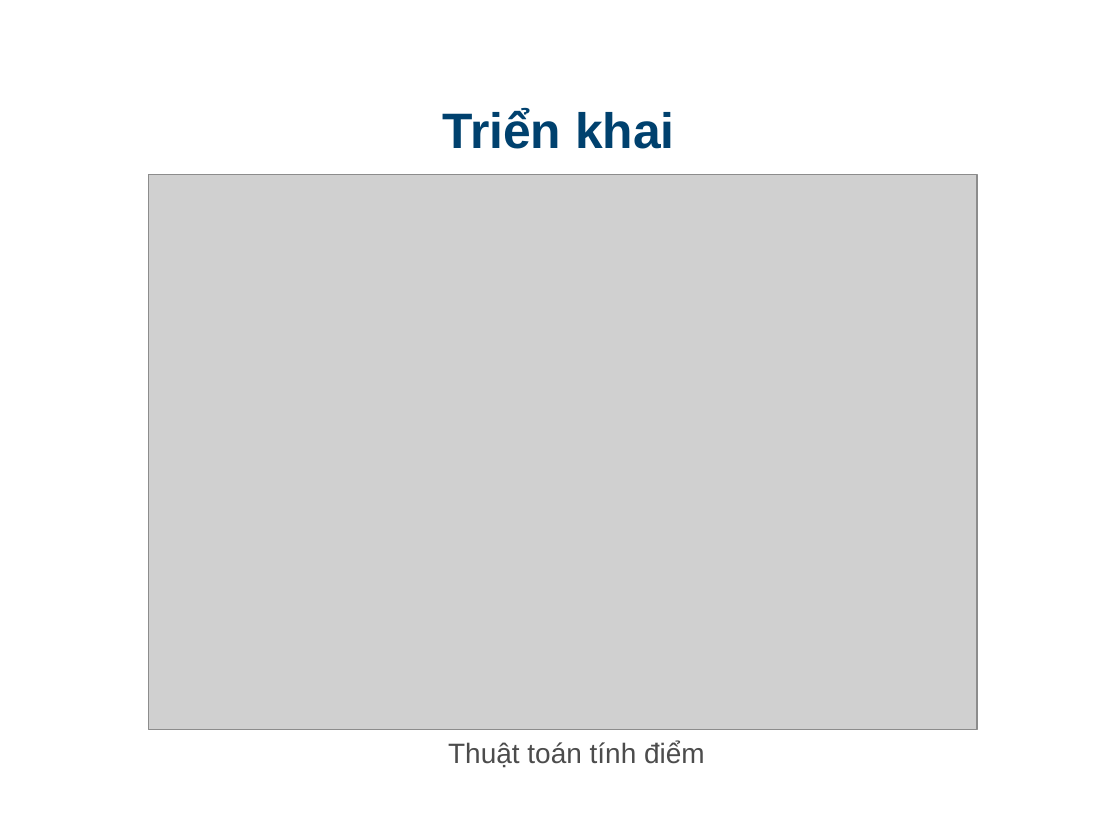
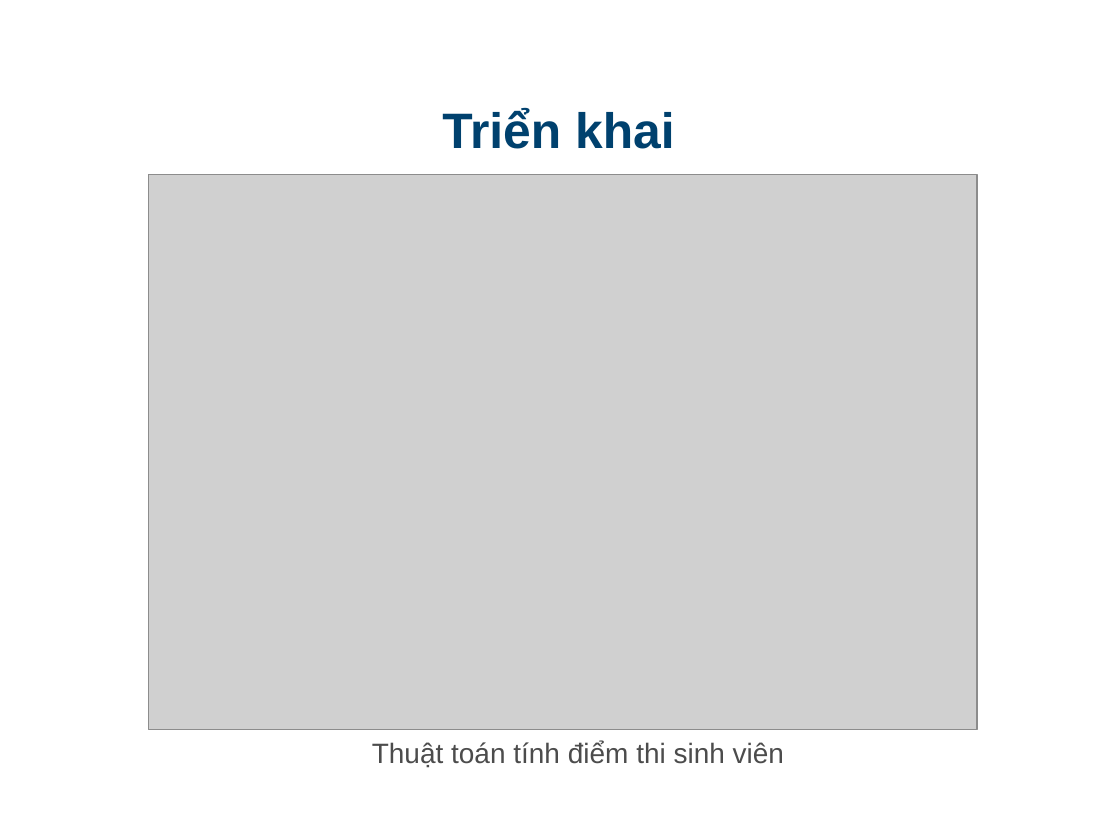
Before and after one commit to truongquangkhai99/DATN-1, a slide deck: slide 11 of src/doc/slide.ppt. Drawn at 1120x840 pixels with LibreOffice and Linux fonts; fonts in the diff are those of the drawing; grey boxes stand for pictures; background and template pictures are left out. Boxes give left, top, right and bottom in pixels: in the first picture for what was removed or moved away, otherwise in the second. Text is boxed around its words. In the diff, an @@ line names an element or a change of style, - is before the commit and + after.

```diff
--- a/src/doc/slide.ppt
+++ b/src/doc/slide.ppt
@@ text at bbox=[372, 741, 784, 768]: text changed @@
-Thuật toán tính điểm
+Thuật toán tính điểm thi sinh viên
```
Also in this commit, not shown: 2 other slides changed.
